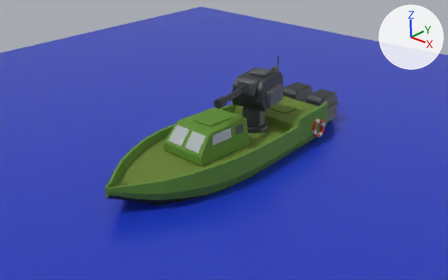
The Blender file resources/3d/jackal_boat_lowpoly.blend as it was, and as the next commit left it.
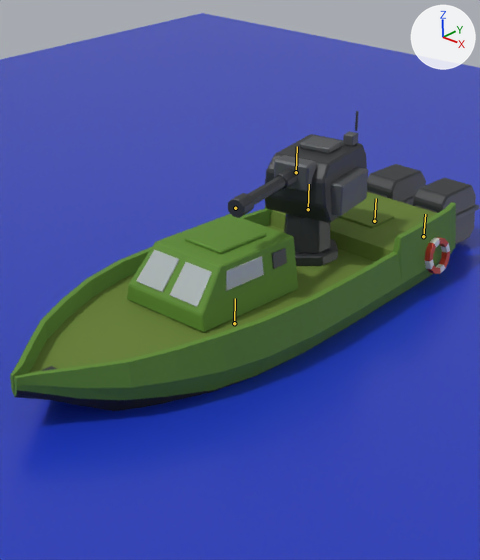
Each version appears first from the file's camera 'Camera', and next in a close-up on the part from 22% to 76% of the width and 0% to 100% of the height. Every picture has the same lights, and +X, +Y and +Z are marked at upper right. The last two pictures show the newer version. Both versions are drawn at frame 1 of the action 'Idle'; the numbers are the values there. The bones that bend it are drawn over the model as lines in the close-ups.

Names of what the first close-up shows: 'Boat', 'Water'.
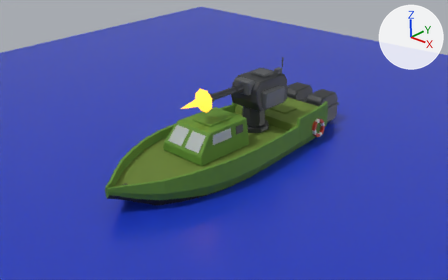
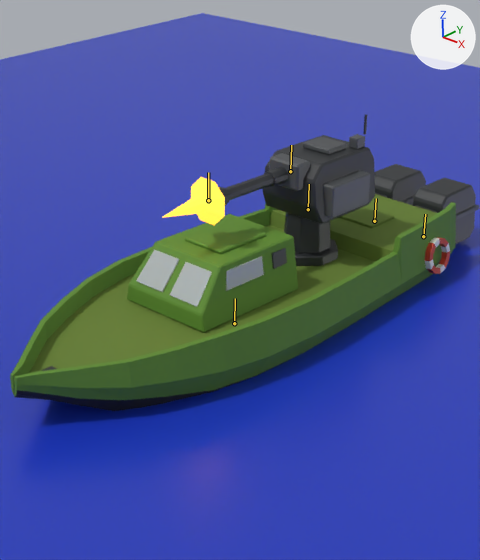
Where the change shows, as pixel boxes [x1, y1, x2, y2] in the close-ups (480 x 560 px):
'Boat', posed
    before: [10, 111, 479, 411]
    after: [10, 114, 479, 411]
bone 'Flash', root to tip
    before: (235, 208) to (235, 208)
    after: (208, 200) to (208, 172)

What the commit changed:
Bone 'Turret' (bone_turret) turns from (0, 12, 0) to (0, 0, 0) degrees about its own x, y and z.
Bone 'Flash' (bone_flash) is rescaled from (0.0, 0.0, 0.0) to (1.0, 1.0, 1.0).
